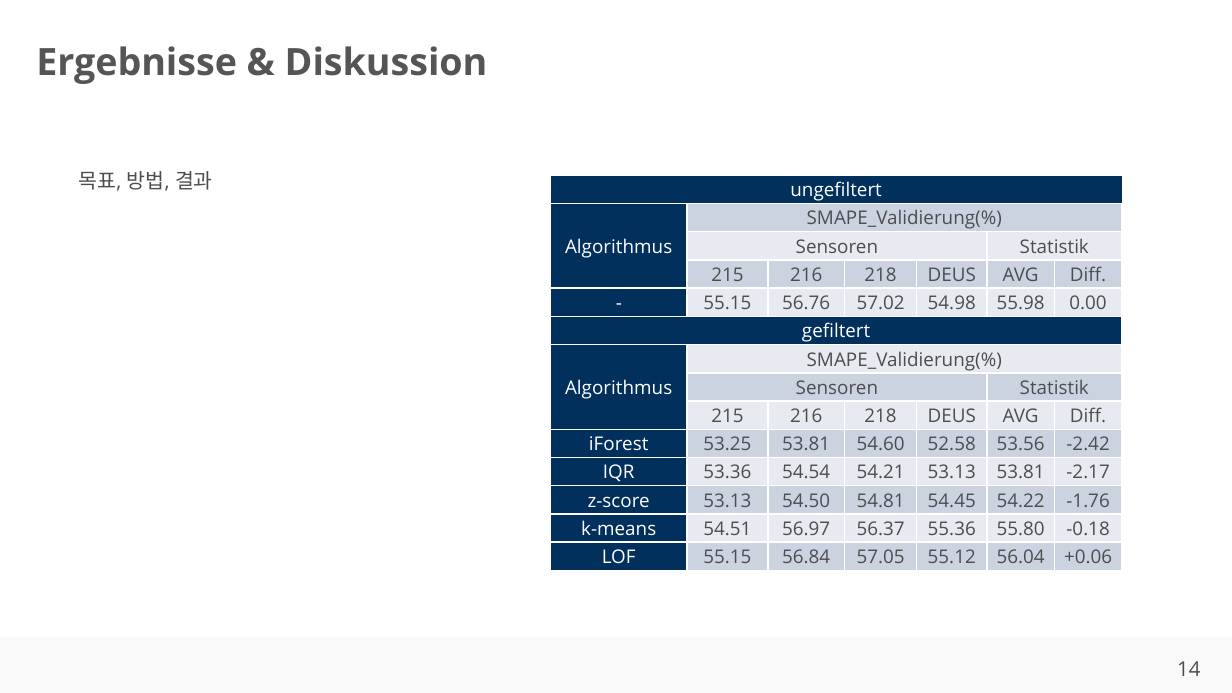
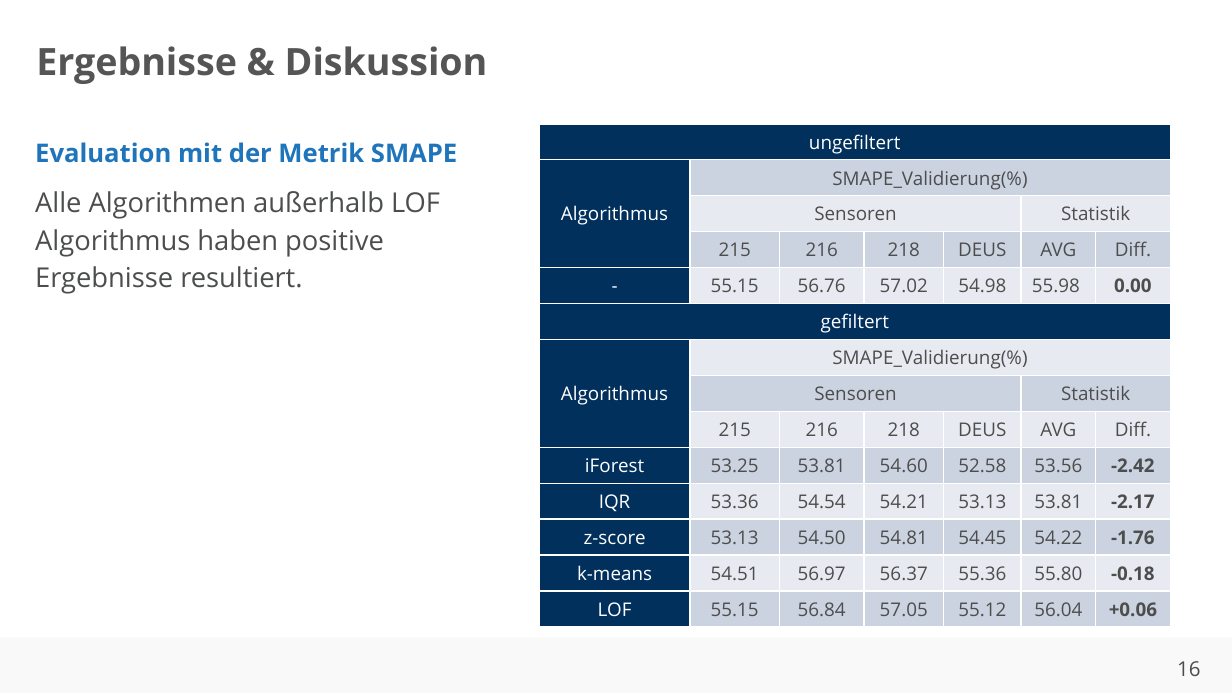
Before and after one commit to ahndavin/Abschlussarbeit_Bachelor, a slide deck: slide 16 of Kolloquium/Kolloquium.pptx (slide 14 before the commit). Drawn at 1232x693 pixels with LibreOffice and Linux fonts; fonts in the diff are those of the drawing; background and template pictures are left out. Boxes give left, top, right and bottom in pixels: in the first picture for what was removed or moved away, otherwise in the second. Text is boxed around its words. In the diff, an @@ line names an element or a change of style, - is before the commit and + after.

```diff
--- a/Kolloquium/Kolloquium.pptx
+++ b/Kolloquium/Kolloquium.pptx
@@ text added at (x1=35, y1=142, x2=457, y2=294), 16 pt, text #4C4D4D @@
+Evaluation mit der Metrik SMAPE
+Alle Algorithmen außerhalb LOF Algorithmus haben positive Ergebnisse resultiert.
@@ table at (x1=540, y1=124, x2=1173, y2=628) @@
@@ bold on in "0.00", "-2.42", "-2.17", "-1.76" and 2 more places @@
@@ table resized from (x1=551, y1=175, x2=1124, y2=570) to (x1=540, y1=124, x2=1173, y2=628) @@
@@ text removed at (x1=79, y1=171, x2=213, y2=191) @@
-목표, 방법, 결과
@@ page number at (x1=1177, y1=661, x2=1200, y2=676): text changed @@
-14
+16
```
Also in this commit, not shown: 6 other slides changed, 4 slides added, 2 slides removed, 1 other file.
